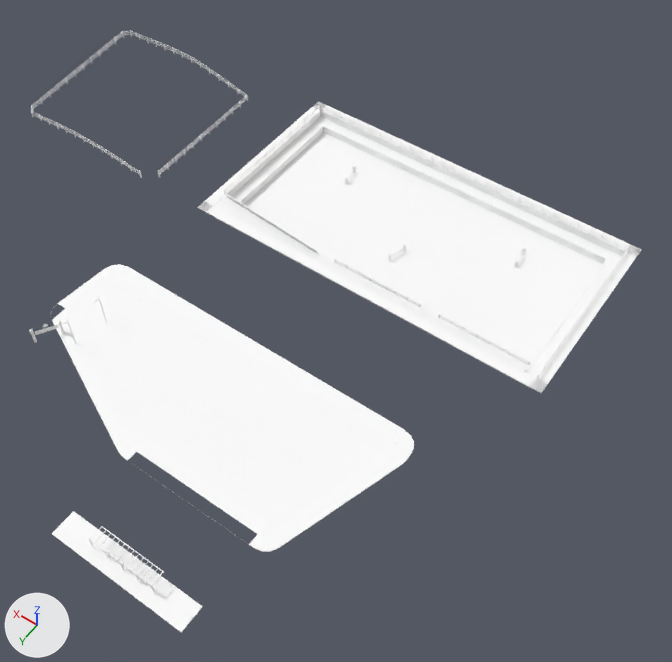
One commit to the glTF model games/yorimichi/assets/belmonte/meshes/SM_BM_BE_2_Grounds.glb: the scene before it, then after it.
One viewpoint serves both versions: a 50 mm lens placed at (-64.7, 58.8, 126.0), pointed at (-5.3, -24.4, -4.6). The lights are fixed; the arrows at lower left show +X, +Y and +Z. The picture after the commit comes second. Vertices at exactly the same position are counted once.

Script lines for the objects in view, before the commit:
```python
me_sm_be_2_grounds = bpy.data.meshes.new('SM_BE_2_Grounds')
me_sm_be_2_grounds.from_pydata(...)  # 5920 vertices, 8346 faces; spans x -42.1..77.1, y -69.6..33.5, z -3.3..6.8
me_sm_be_2_grounds.materials.append(mat_bm_000_m_ashlar_031)
me_sm_be_2_grounds.materials.append(mat_bm_001_m_wood_001)
me_sm_be_2_grounds.materials.append(mat_bm_002_m_cobble_001)
me_sm_be_2_grounds.materials.append(mat_bm_003_m_flag_002)
me_sm_be_2_grounds.materials.append(mat_bm_004_m_gravel_001)
me_sm_be_2_grounds.materials.append(mat_bm_005_m_sand_001)
me_sm_be_2_grounds.materials.append(mat_bm_006_m_iron_025)
me_sm_be_2_grounds.materials.append(mat_bm_007_m_vcol_020)
me_sm_be_2_grounds.materials.append(mat_bm_009_m_grass)
me_sm_be_2_grounds.materials.append(mat_bm_010_m_rubble)
ob_sm_bm_be_2_grounds = bpy.data.objects.new('SM_BM_BE_2_Grounds', me_sm_be_2_grounds)
ob_sm_bm_be_2_grounds.location = (0.0, 0.0, 0.0)
```
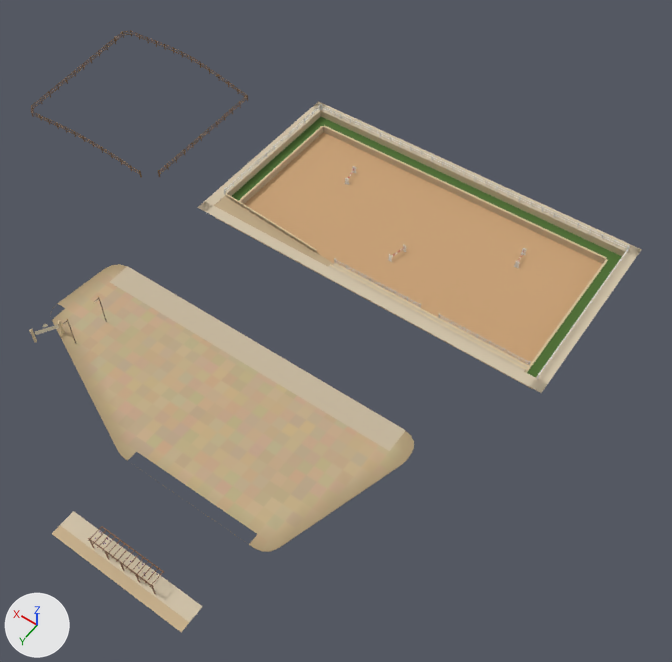
What the commit changed:
me_sm_be_2_grounds has 5920 vertices, 8346 faces and spans x -42.1..77.1, y -69.6..33.5, z -3.3..6.8.
me_sm_be_2_grounds is used by ob_sm_bm_be_2_grounds; location (0.0, 0.0, 0.0).
me_sm_be_2_grounds part 1: 2720 faces centred in x -39.1..77.1, y -66.6..33.5, z -2.9..6.3 are repainted in the vertex colours; the middle colour goes from white #ffffff to brown #826446.
me_sm_be_2_grounds part 2: 2239 faces centred in x -40.3..33.1, y -67.8..10.2, z -2.9..6.1 are repainted in the vertex colours; the middle colour goes from white #ffffff to white #e6e6e1.
me_sm_be_2_grounds part 3: 3387 faces centred in x -41.7..35.2, y -69.2..33.3, z -3.1..6.8 are repainted in the vertex colours; the middle colour goes from white #ffffff to beige #ccb899.

Boxes [x1, y1, x2, y2] around the edits, measured in the pictures (672 x 662 px):
part 1 of me_sm_be_2_grounds, recoloured
    both: [31, 30, 622, 629]
part 2 of me_sm_be_2_grounds, recoloured
    both: [30, 104, 629, 379]
part 3 of me_sm_be_2_grounds, recoloured (white to beige)
    both: [29, 101, 642, 632]
